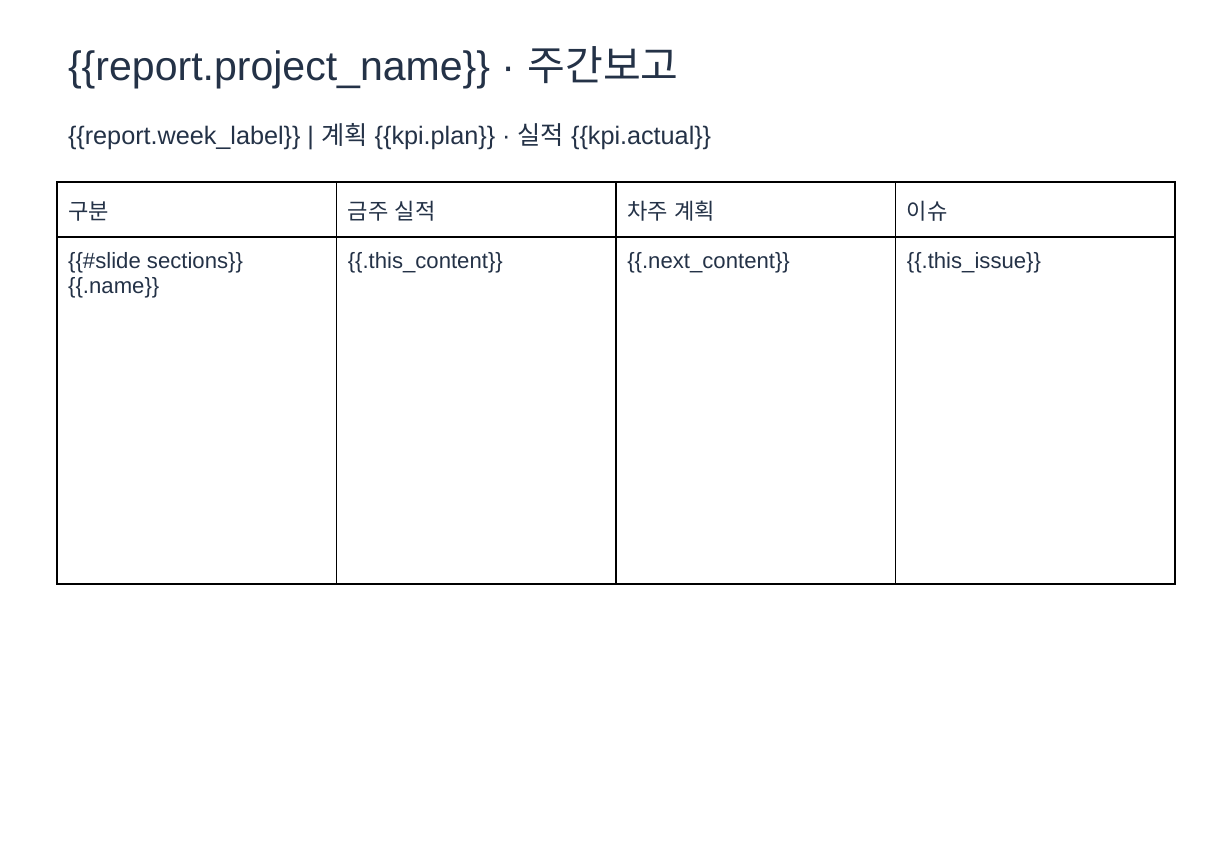
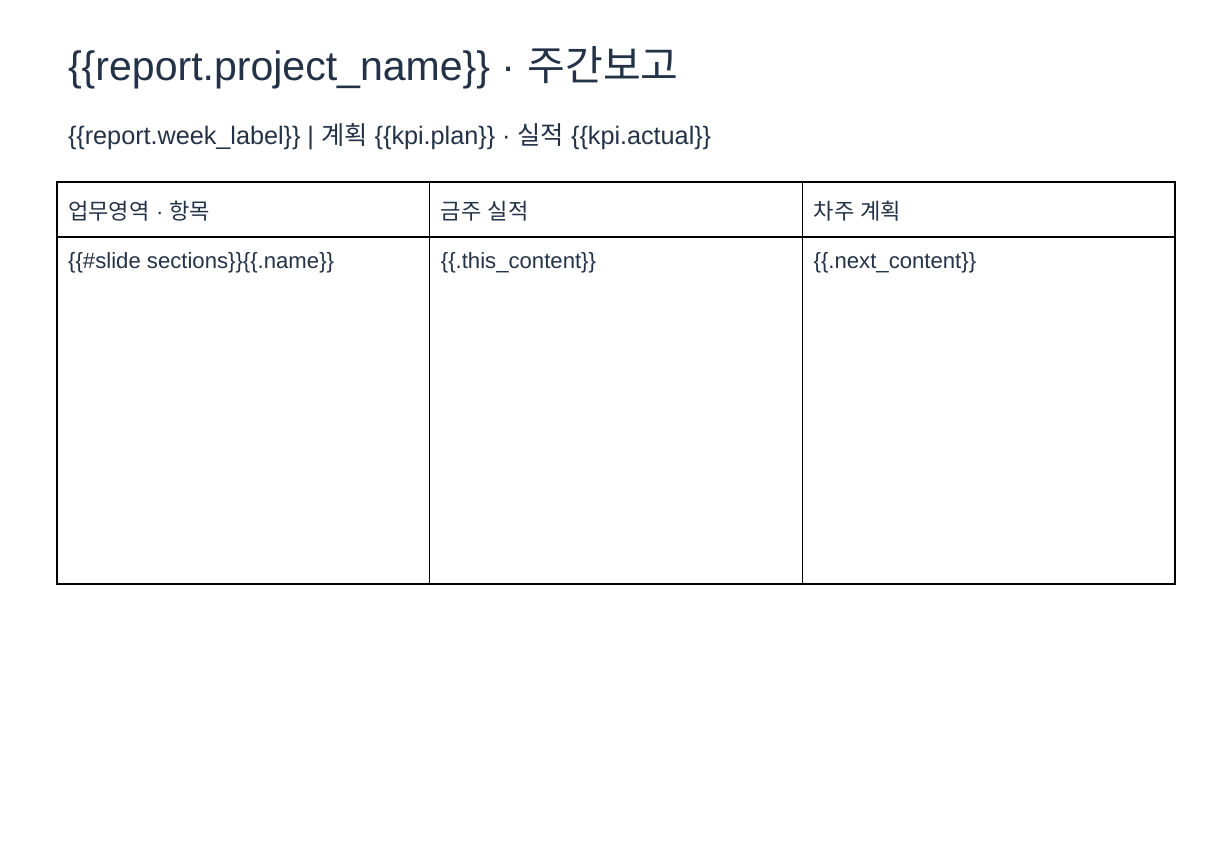
Before and after one commit to donseok/D-Flow, a slide deck: slide 2 of src/lib/report/assets/default/weekly_report_pptx.pptx. Drawn at 1232x853 pixels with LibreOffice and Linux fonts; fonts in the diff are those of the drawing. Boxes give left, top, right and bottom in pixels: in the first picture for what was removed or moved away, otherwise in the second. Text is boxed around its words. In the diff, an @@ line names an element or a change of style, - is before the commit and + after.

Commit message:
feat(weekly): 프로젝트별 주간보고 작성 항목(weekly.columns) 구성·시트·이월·AI·보고서 출력 연동

```diff
--- a/src/lib/report/assets/default/weekly_report_pptx.pptx
+++ b/src/lib/report/assets/default/weekly_report_pptx.pptx
@@ table at [57, 182, 1176, 580] @@
-column 1, row 1: 구분
+column 1, row 1: 업무영역 · 항목
-column 4: 이슈 | {{.this_issue}}
```
Also in this commit, not shown: 52 other files.
